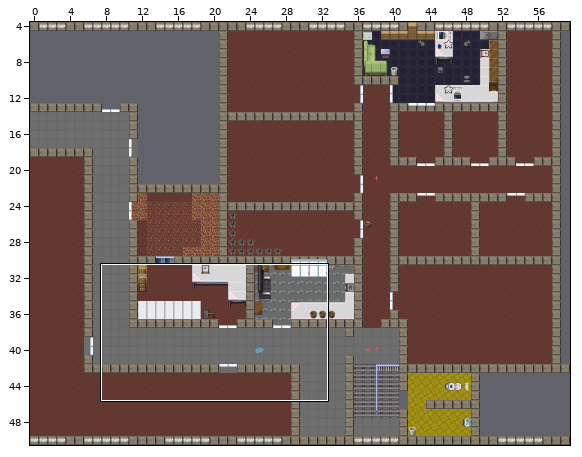
Two states of a Tiled map (JSON), zl-map/maps/zl-og.json. Above: a wide view before the commit, with the close-up outlined.
Close-up. As it was:
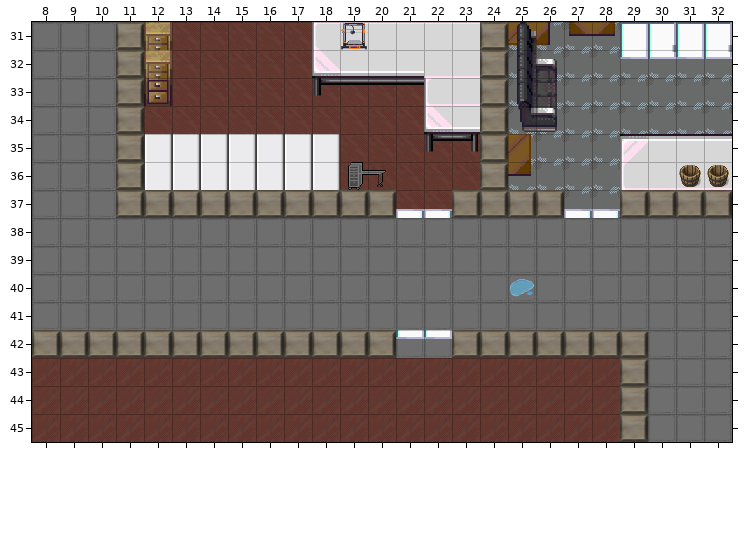
Cells are 32x32 px. Shown: x 8..32, y 31..45. The commit also changed other parts of the map, which this record leaves out.
Now the later version:
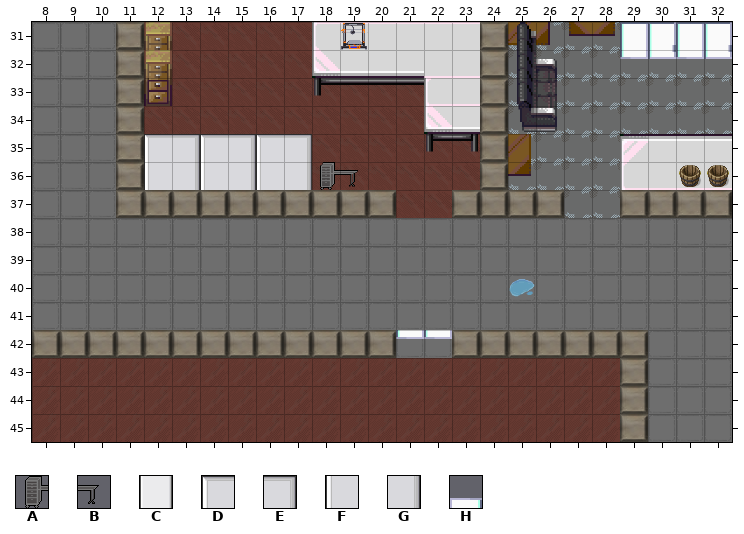
Key: from "chaos_zone_shared": A 385, B 386; from "fantasy": C 531, D 813, E 815, F 821, G 823; from "office_1": H 44 turned 180.
_ is an empty cell.
The exact change:
Layer "things":
y 37: x 21..22 HH -> __; x 27..28 HH -> __
Layer "on-top-of-things":
y 35: x 12..18 CCCCCCC -> _______
y 36: x 12..20 CCCCCCCAB -> _________
Layer "over-the-top":
y 35: x 12..17 ______ -> DEDEDE
y 36: x 12..19 ________ -> FGFGFGAB
Pixel boxes of the changes (left, top, right, bottom) in both close-ups:
changed: (144, 134, 452, 218)
removed: (564, 209, 620, 218)
